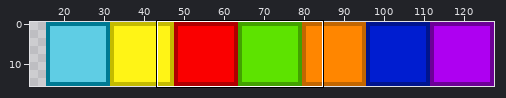
A pixel-art file gets an edit: sprites/pieces/PiecesSheet.aseprite. The first picture is a wide view before the edit; the outline marks the close-up.
Close-up. Old version:
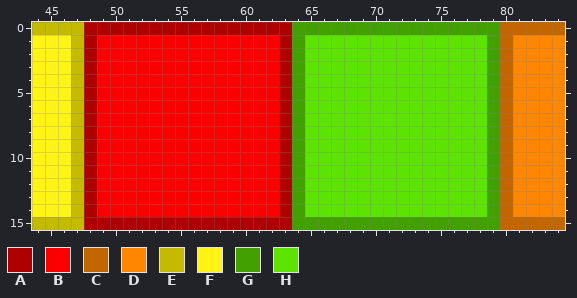
128x16 pixels, 1 frame. Shown: x 44..84, y 0..15. The wide view leaves out empty margins.
Palette (. is transparent): A #af0000  B #fa0000  C #c26600  D #ff8600  E #c4bb00  F #fff416  G #42a100  H #5de300
Pixels before, first column x 44:
 0 EEEEAAAAAAAAAAAAAAAAGGGGGGGGGGGGGGGGCCCCC
 1 FFFEABBBBBBBBBBBBBBAGHHHHHHHHHHHHHHGCDDDD
 2 FFFEABBBBBBBBBBBBBBAGHHHHHHHHHHHHHHGCDDDD
 3 FFFEABBBBBBBBBBBBBBAGHHHHHHHHHHHHHHGCDDDD
 4 FFFEABBBBBBBBBBBBBBAGHHHHHHHHHHHHHHGCDDDD
 5 FFFEABBBBBBBBBBBBBBAGHHHHHHHHHHHHHHGCDDDD
 6 FFFEABBBBBBBBBBBBBBAGHHHHHHHHHHHHHHGCDDDD
 7 FFFEABBBBBBBBBBBBBBAGHHHHHHHHHHHHHHGCDDDD
 8 FFFEABBBBBBBBBBBBBBAGHHHHHHHHHHHHHHGCDDDD
 9 FFFEABBBBBBBBBBBBBBAGHHHHHHHHHHHHHHGCDDDD
10 FFFEABBBBBBBBBBBBBBAGHHHHHHHHHHHHHHGCDDDD
11 FFFEABBBBBBBBBBBBBBAGHHHHHHHHHHHHHHGCDDDD
12 FFFEABBBBBBBBBBBBBBAGHHHHHHHHHHHHHHGCDDDD
13 FFFEABBBBBBBBBBBBBBAGHHHHHHHHHHHHHHGCDDDD
14 FFFEABBBBBBBBBBBBBBAGHHHHHHHHHHHHHHGCDDDD
15 EEEEAAAAAAAAAAAAAAAAGGGGGGGGGGGGGGGGCCCCC
The same view after the edit:
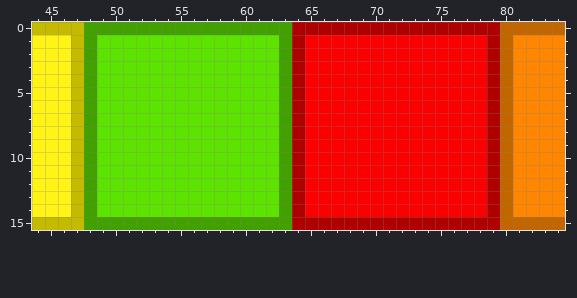
Diff:
colour A: #af0000 -> #42a100
colour B: #fa0000 -> #5de300
colour G: #42a100 -> #af0000
colour H: #5de300 -> #fa0000
